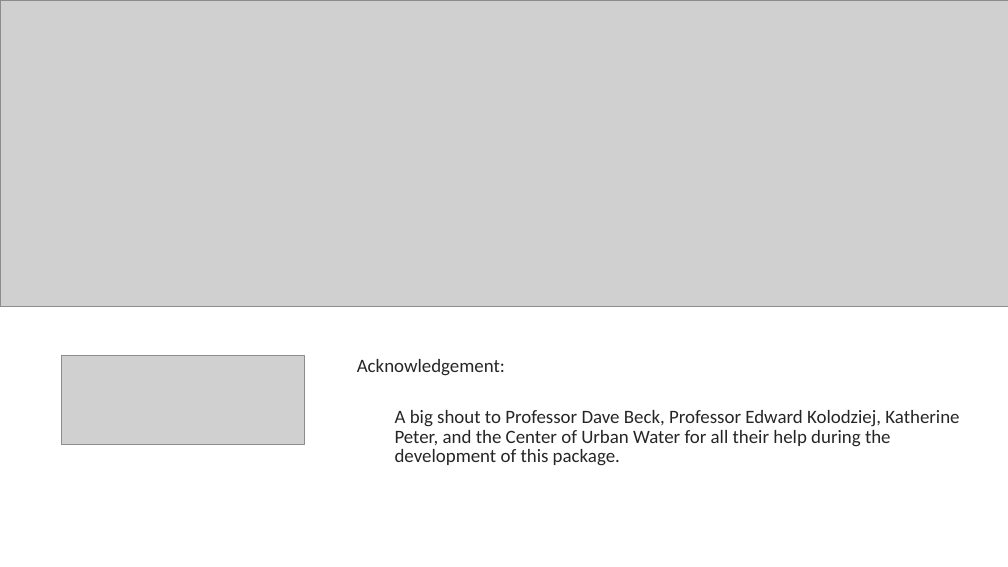
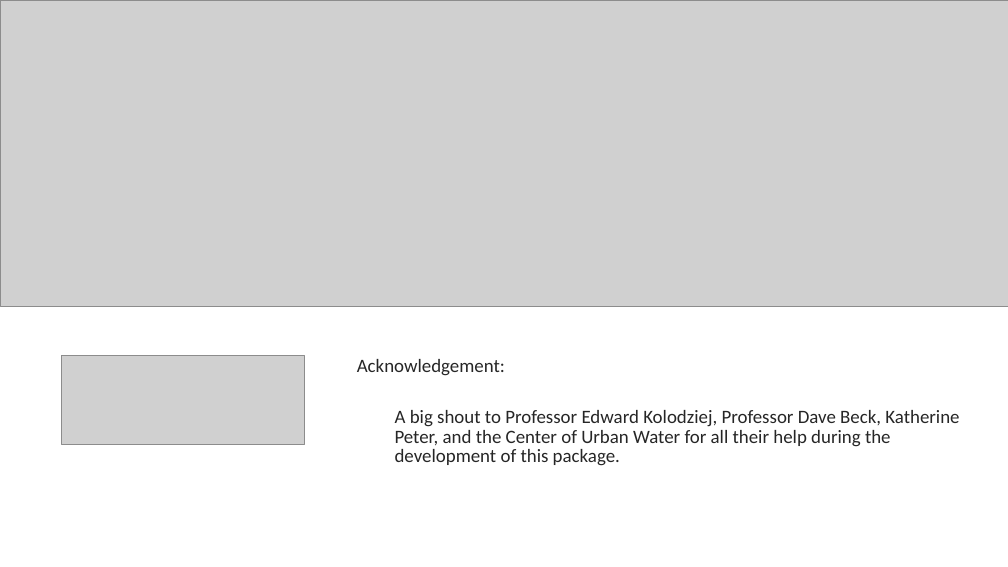
Before and after one commit to XiminHu/mass-suite, a slide deck: slide 20 of doc/20200623 Showcase.pptx (slide 19 before the commit). Drawn at 1008x567 pixels with LibreOffice and Linux fonts; fonts in the diff are those of the drawing; grey boxes stand for pictures. Boxes give left, top, right and bottom in pixels: in the first picture for what was removed or moved away, otherwise in the second. Text is boxed around its words. In the diff, an @@ line names an element or a change of style, - is before the commit and + after.

```diff
--- a/doc/20200623 Showcase.pptx
+++ b/doc/20200623 Showcase.pptx
@@ text at (x1=395, y1=410, x2=959, y2=466): text changed @@
-  A big shout to Professor Dave Beck, Professor Edward Kolodziej, Katherine Peter, and the Center of Urban Water for all their help during the development of this package.
+  A big shout to Professor Edward Kolodziej, Professor Dave Beck, Katherine Peter, and the Center of Urban Water for all their help during the development of this package.
```
Also in this commit, not shown: 5 other slides changed, 2 slides added, 1 slide removed, 3 other files.
